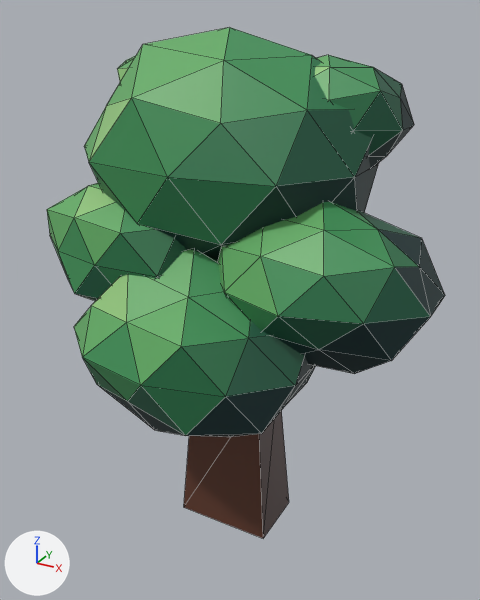
Renders of the glTF model godot/assets/models/world/tree_tree24.glb from each side of a commit.
Camera for both pictures: a camera (50 mm lens) standing at (0.833, -1.492, 1.471) and looking at (0.031, -0.034, 0.742). Every picture has the same lights, and +X, +Y and +Z are marked at lower left. The older version comes first. Mesh edges are drawn as thin lines. Vertices at exactly the same position are counted once.

Script lines for the objects in view, before the commit:
```python
me_tree24 = bpy.data.meshes.new('tree24')
me_tree24.from_pydata(...)  # 260 vertices, 488 faces; spans x -0.53..0.567, y -0.425..0.315, z 0.0..1.428
me_tree24.materials.append(mat_tree24_mat)
ob_tree24 = bpy.data.objects.new('tree24', me_tree24)
ob_tree24.location = (0.0, 0.0, 0.0)
```
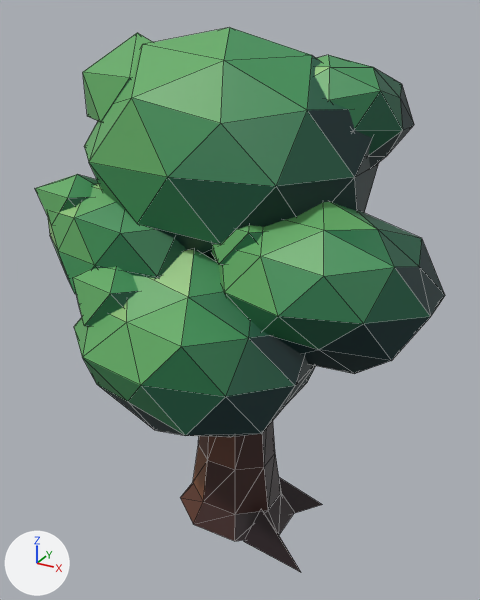
Boxes [x1, y1, x2, y2] around the edits, measured in the pictures (480 x 600 px):
'tree24', reshaped (7% taller)
    before: [47, 27, 445, 538]
    after: [35, 27, 445, 572]
part 1 of me_tree24, rebuilt
    before: [184, 410, 289, 538]
    after: [180, 421, 294, 541]
part 2 of me_tree24, added
    after: [244, 477, 322, 572]
part 3 of me_tree24, added
    after: [35, 33, 264, 326]
part 4 of me_tree24, recoloured
    both: [48, 56, 422, 436]

The change, as a list of edits to the scene's bpy script:
```text
Change me_tree24:
    used by ob_tree24; location = (0.0, 0.0, 0.0)
    verts and faces of me_tree24; kept vertices keep their numbers, new ones are numbered from 260
    remove me_tree24.from_pydata(...)  # 260 vertices, 488 faces; spans x -0.53..0.567, y -0.425..0.315, z 0.0..1.428
    add me_tree24.from_pydata(...)  # 340 vertices, 614 faces; spans x -0.53..0.567, y -0.425..0.315, z 0.0..1.428
    me_tree24 part 1: the loose piece of 8 vertices spanning x -0.144..0.144, y -0.092..0.092, z 0.0..0.475 is rebuilt with 32 vertices and now spans x -0.179..0.179, y -0.143..0.143, z 0.0..0.495
    me_tree24 part 2
    add verts[260] = (0.299, -0.158, 0.0)  # pixel (301, 572)
    add verts[261] = (0.169, -0.049, 0.0)
    add verts[262] = (0.099, -0.132, 0.0)  # pixel (243, 541)
    add verts[263] = (0.134, -0.091, 0.11)  # pixel (261, 508)
    add verts[264] = (0.243, 0.135, 0.0)  # pixel (322, 504)
    add verts[265] = (0.076, 0.102, 0.0)
    add verts[266] = (0.162, 0.029, 0.0)
    add verts[267] = (0.119, 0.065, 0.11)  # pixel (279, 477)
    add faces += [(261, 262, 263), (260, 261, 263), (260, 263, 262), (265, 266, 267), (264, 265, 267), (264, 267, 266)]
    me_tree24 part 3
    48 vertices are added at x -0.521..0.222, y -0.345..0.06, z 0.68..1.415
    80 new faces join them
    me_tree24 part 4: 84 kept faces spanning x -0.53..0.515, y -0.425..0.315, z 0.531..1.395 get new vertex colours
```
